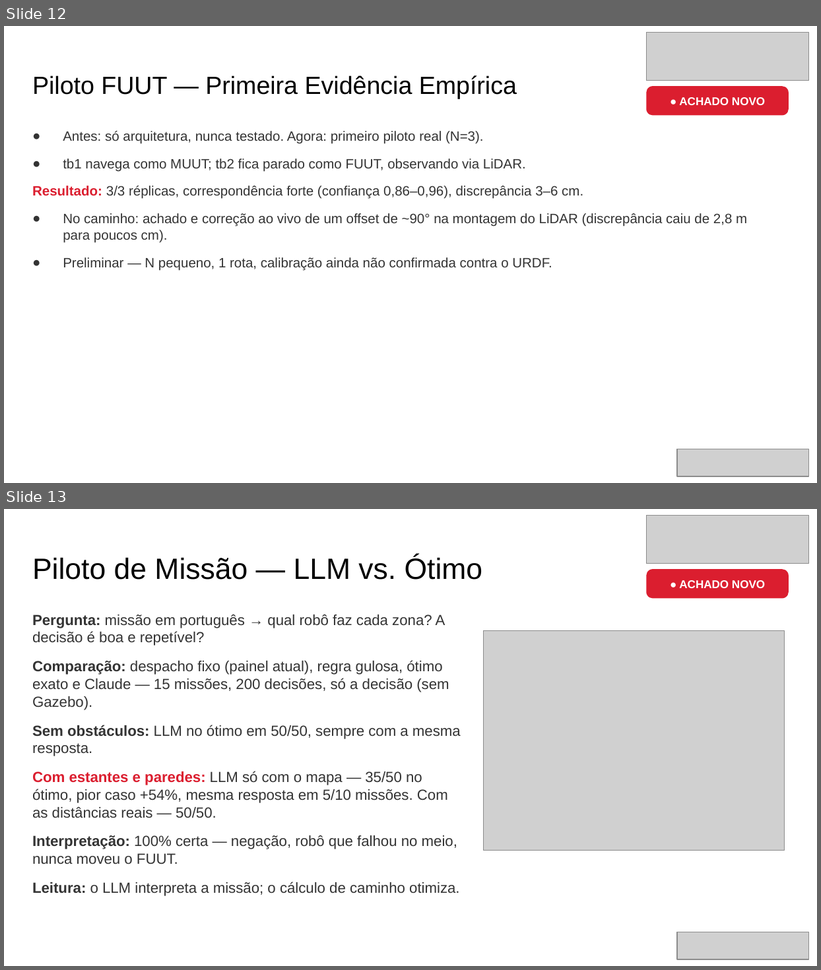
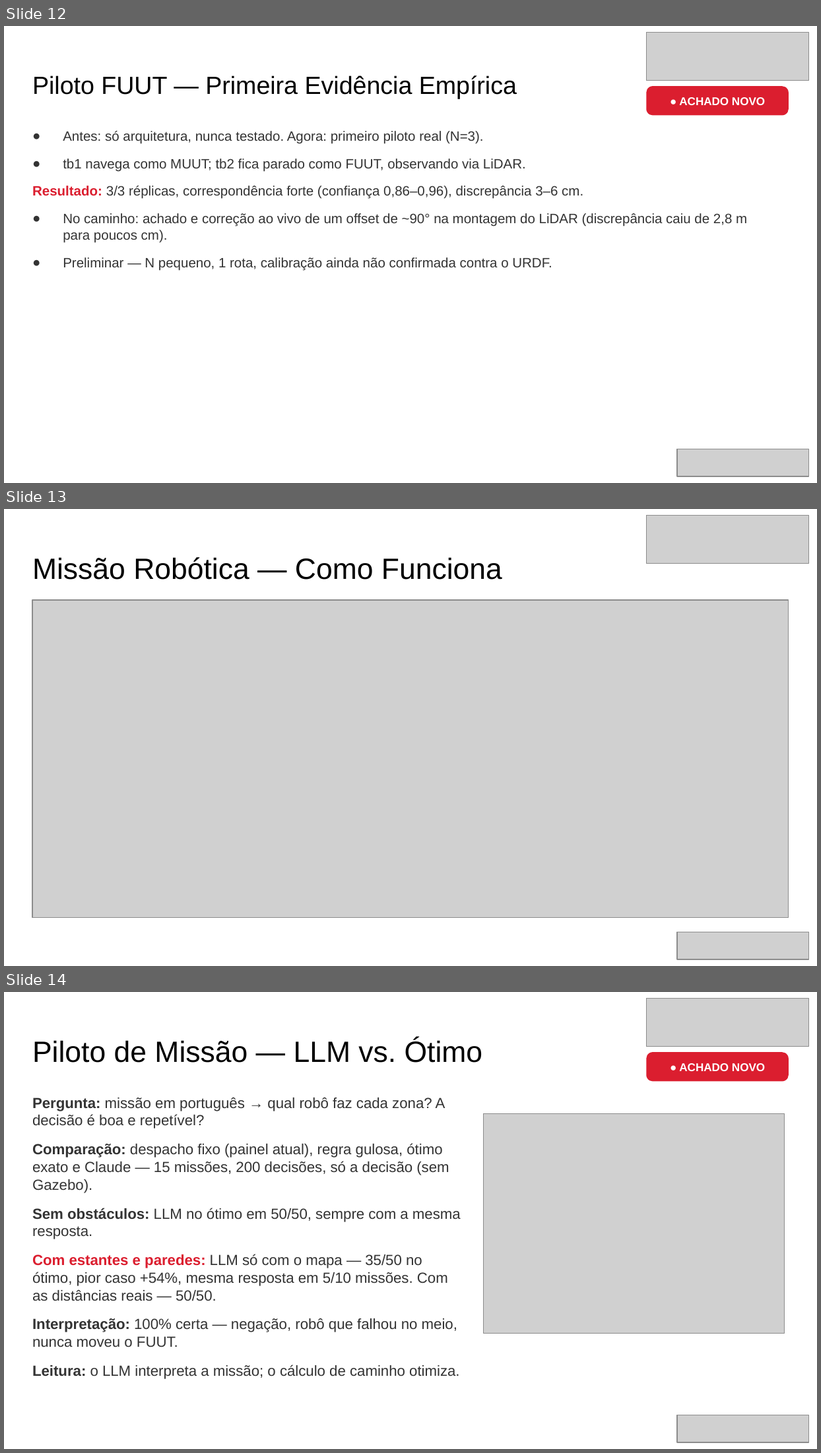
Before and after one commit to eduardowanderleyde/fleet-ui, a slide deck: disserta-apresenta/apresentacao_defesa.pptx. Shown one above the other, each under a label of ours: slides 12 and 13 before the commit, slides 12, 13 and 14 after it. The pictures are 821x970 and 821x1453 pixels, drawn with LibreOffice and Linux fonts; fonts in the diff are those of the drawing; grey boxes stand for pictures. Boxes give left, top, right and bottom in pixels: in the first picture for what was removed or moved away, otherwise in the second. Text is boxed around its words. In the diff, an @@ line names an element or a change of style, - is before the commit and + after.

```diff
--- a/disserta-apresenta/apresentacao_defesa.pptx
+++ b/disserta-apresenta/apresentacao_defesa.pptx
@@ slide 13 added at (x1=4, y1=509, x2=817, y2=966), background #FFFFFF @@
@@ picture added at (x1=646, y1=516, x2=809, y2=564) @@
@@ text added at (x1=32, y1=557, x2=502, y2=580), 26 pt, text #000000 @@
+Missão Robótica — Como Funciona
@@ picture added at (x1=32, y1=600, x2=789, y2=918) @@
@@ picture added at (x1=677, y1=933, x2=809, y2=960) @@
@@ what was slide 13 is now slide 14 @@
```
Also in this commit, not shown: 8 other files.
